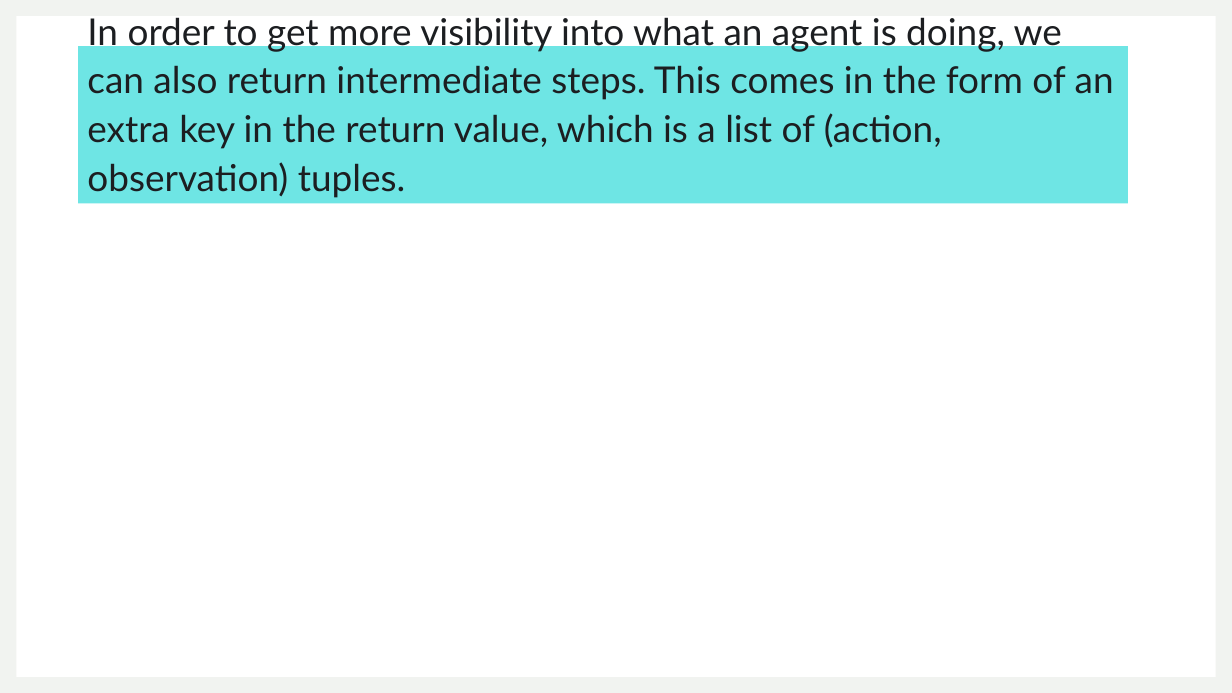
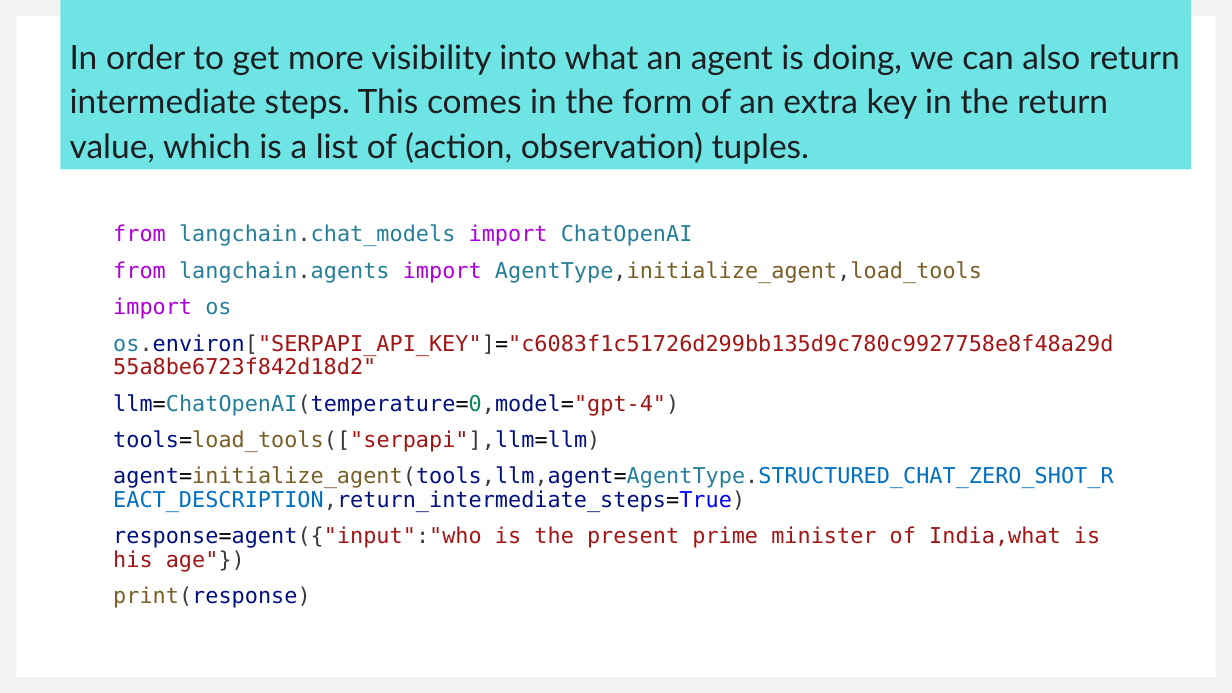
Before and after one commit to ronidas39/LLMtutorial, a slide deck: slide 2 of tutorial14/tutorial14.pptx. Drawn at 1232x693 pixels with LibreOffice and Linux fonts; fonts in the diff are those of the drawing. Boxes give left, top, right and bottom in pixels: in the first picture for what was removed or moved away, otherwise in the second. Text is boxed around its words. In the diff, an @@ line names an element or a change of style, - is before the commit and + after.

```diff
--- a/tutorial14/tutorial14.pptx
+++ b/tutorial14/tutorial14.pptx
@@ title "In order to get more ...": place and size @@
-title "In order to get more ..." at (79, 46, 1128, 203)
+title "In order to get more ..." at (60, 0, 1190, 169)
@@ title "In order to get more ..." at (60, 0, 1190, 169): size 28.8 to 26.1 pt @@
@@ text added at (113, 224, 1113, 608), 17 pt, text #A31515 @@
+from langchain.chat_models import ChatOpenAI
+from langchain.agents import AgentType,initialize_agent,load_tools
+import os
+os.environ["SERPAPI_API_KEY"]="c6083f1c51726d299bb135d9c780c9927758e8f48a29d55a8be6723f842d18d2"
+llm=ChatOpenAI(temperature=0,model="gpt-4")
+tools=load_tools(["serpapi"],llm=llm)
+agent=initialize_agent(tools,llm,agent=AgentType.STRUCTURED_CHAT_ZERO_SHOT_REACT_DESCRIPTION,return_intermediate_steps=True)
+response=agent({"input":"who is the present prime minister of India,what is his age"})
+print(response)
```
Also in this commit, not shown: 1 other file.
